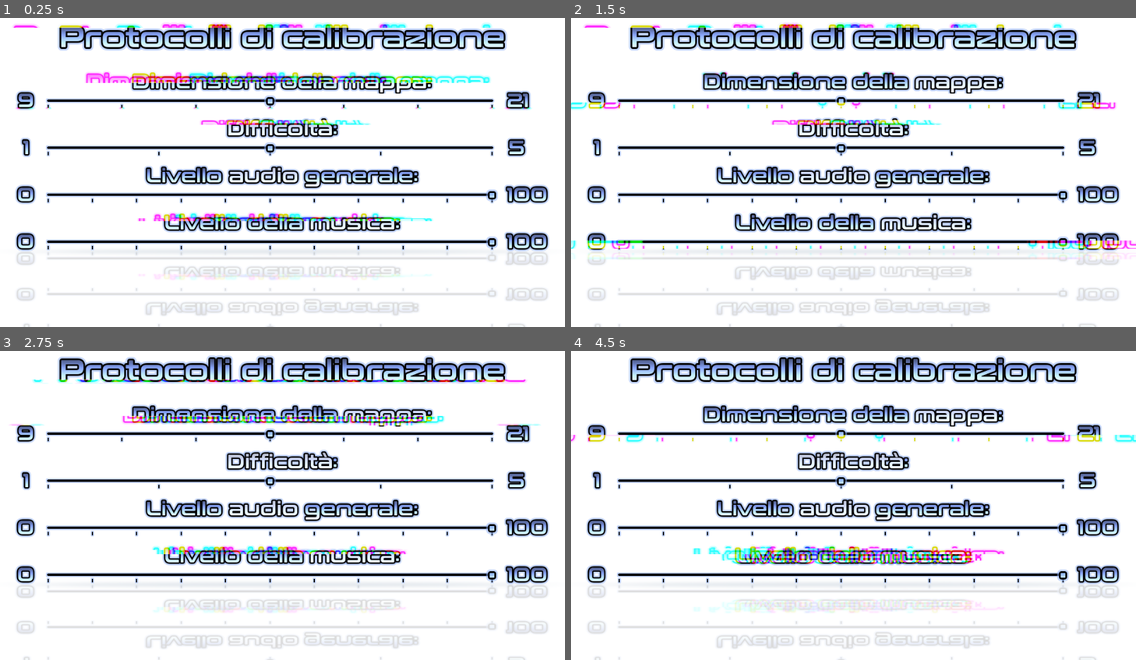
Above: before the commit, frames 1-4 (two rows, left to right).
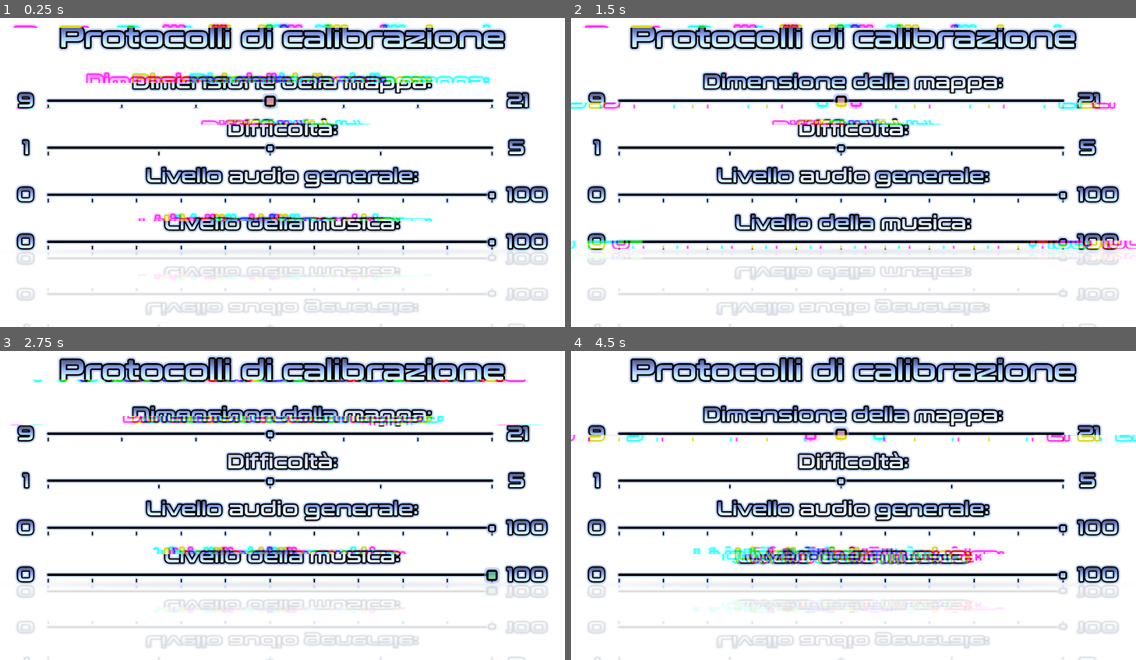
Above: after the commit, the same moments.

Repository: DomestiqueBaston/ERRORE_404_SPRINT_NON_TROVATO
Game: Godot game, scene res://SCENE_AND_SCRIPT/Settings.tscn
Same seed, same stepped clock (60 frames per second), same inputs: the game is played once before the commit and once after it. This scene is started directly instead of the project's main scene.
Inputs:
- Up to frame 1 (0.25 s): no input
- Up to frame 2 (1.5 s): hold Up (ui_up_button) 0.53-1.28 s; hold Down (ui_down_button) from 1.28 s (still down)
- Up to frame 3 (2.75 s): release Down (ui_down_button) at 2.03 s; hold Up (ui_up_button) from 2.03 s (still down)
- Up to frame 4 (4.5 s): release Up (ui_up_button) at 3.53 s; hold Down (ui_down_button) from 3.53 s (still down)

The runs differ from the first frame. In frame 1, 0.1% of the frame differs, in the area x 46-50%, y 24-30%; in frame 2, 0.2%; in frame 3, 0.2%; in frame 4, 0.2%, in the area x 41-56%, y 24-30%.

Commit message:
Again...

Diff:
--- a/SCENE_AND_SCRIPT/Music.tscn
+++ b/SCENE_AND_SCRIPT/Music.tscn
@@ -12,7 +12,7 @@
 
 [node name="Intro" type="AudioStreamPlayer" parent="." unique_id=188631134]
 stream = ExtResource("3_rjpab")
-volume_db = -2.5
+volume_db = -7.5
 autoplay = true
 bus = &"MUSIC"
 parameters/looping = true
--- a/SCENE_AND_SCRIPT/Settings.tscn
+++ b/SCENE_AND_SCRIPT/Settings.tscn
@@ -8,10 +8,11 @@
 [ext_resource type="Shader" uid="uid://b3kqhgudkng41" path="res://SHADER/Screen_Glitch.gdshader" id="3_cgbcj"]
 [ext_resource type="Texture2D" uid="uid://csnhbg2y348b7" path="res://IMAGE/MISC/Settings_Gradients.png" id="3_picqc"]
 [ext_resource type="AudioStream" uid="uid://cvgaul6skmor6" path="res://SOUND/FX/Crackling_Noise_E.ogg" id="3_sobyg"]
-[ext_resource type="Texture2D" uid="uid://pypr1mgwq0et" path="res://IMAGE/MISC/Settings_Cursor_Light.png" id="4_2k1s1"]
 [ext_resource type="Script" uid="uid://clccpnapl4u45" path="res://SCENE_AND_SCRIPT/Settings_Glitches.gd" id="4_07jpc"]
 [ext_resource type="AudioStream" uid="uid://pbns42nc8phb" path="res://SOUND/FX/Crackling_Noise_D.ogg" id="5_a50p4"]
 [ext_resource type="Texture2D" uid="uid://brv8on4hwu0r7" path="res://IMAGE/MISC/Tick.png" id="5_sobyg"]
+[ext_resource type="Texture2D" uid="uid://kbs25hhwf3i8" path="res://IMAGE/MISC/Settings_Cursor_Light_Orange.png" id="6_a50p4"]
+[ext_resource type="Texture2D" uid="uid://b1b24sxr48m55" path="res://IMAGE/MISC/Settings_Cursor_Light_Green.png" id="8_3bceu"]
 [ext_resource type="Shader" uid="uid://rfstm5ejtwi3" path="res://SHADER/Reflection.gdshader" id="8_shryd"]
 [ext_resource type="AudioStream" uid="uid://byi0kx1t5j4ya" path="res://SOUND/FX/Crackling_Noise_I.ogg" id="10_0rcrj"]
 [ext_resource type="AudioStream" uid="uid://cktcpy2nxvdj8" path="res://SOUND/FX/Crackling_Noise_K.ogg" id="13_1skkq"]
@@ -302,7 +303,7 @@
 offset_right = 850.0
 offset_bottom = 170.0
 theme_override_icons/grabber = ExtResource("2_07jpc")
-theme_override_icons/grabber_highlight = ExtResource("4_2k1s1")
+theme_override_icons/grabber_highlight = ExtResource("6_a50p4")
 theme_override_icons/grabber_disabled = ExtResource("2_07jpc")
 theme_override_icons/tick = ExtResource("5_sobyg")
 theme_override_styles/slider = SubResource("StyleBoxEmpty_picqc")
@@ -393,7 +394,7 @@
 offset_right = 850.0
 offset_bottom = 250.0
 theme_override_icons/grabber = ExtResource("2_07jpc")
-theme_override_icons/grabber_highlight = ExtResource("4_2k1s1")
+theme_override_icons/grabber_highlight = ExtResource("8_3bceu")
 theme_override_icons/grabber_disabled = ExtResource("2_07jpc")
 theme_override_icons/tick = ExtResource("5_sobyg")
 theme_override_styles/slider = SubResource("StyleBoxEmpty_picqc")
@@ -483,7 +484,7 @@
 offset_right = 850.0
 offset_bottom = 330.0
 theme_override_icons/grabber = ExtResource("2_07jpc")
-theme_override_icons/grabber_highlight = ExtResource("4_2k1s1")
+theme_override_icons/grabber_highlight = ExtResource("6_a50p4")
 theme_override_icons/grabber_disabled = ExtResource("2_07jpc")
 theme_override_icons/tick = ExtResource("5_sobyg")
 theme_override_styles/slider = SubResource("StyleBoxEmpty_picqc")
@@ -571,7 +572,7 @@
 offset_right = 850.0
 offset_bottom = 410.0
 theme_override_icons/grabber = ExtResource("2_07jpc")
-theme_override_icons/grabber_highlight = ExtResource("4_2k1s1")
+theme_override_icons/grabber_highlight = ExtResource("8_3bceu")
 theme_override_icons/grabber_disabled = ExtResource("2_07jpc")
 theme_override_icons/tick = ExtResource("5_sobyg")
 theme_override_styles/slider = SubResource("StyleBoxEmpty_picqc")
--- a/SCENE_AND_SCRIPT/Settings_Parameters.gd
+++ b/SCENE_AND_SCRIPT/Settings_Parameters.gd
@@ -14,7 +14,16 @@
 
 var selected_slider = 0
 
+var sliders: Array[HSlider]
+
+var normal_grabbers := {}
+var highlight_grabbers := {}
+
 func _ready():
+	map_slider.mouse_filter = Control.MOUSE_FILTER_IGNORE
+	difficulty_slider.mouse_filter = Control.MOUSE_FILTER_IGNORE
+	master_slider.mouse_filter = Control.MOUSE_FILTER_IGNORE
+	music_slider.mouse_filter = Control.MOUSE_FILTER_IGNORE
 
 	map_start_value = map_slider.value
 	difficulty_start_value = difficulty_slider.value
@@ -26,21 +35,50 @@
 	master_slider.value_changed.connect(_on_master_slider_changed)
 	music_slider.value_changed.connect(_on_music_slider_changed)
 
+	sliders = [map_slider, difficulty_slider, master_slider, music_slider]
+
+	# Stockage des icônes normales / highlight
+	for slider in sliders:
+		normal_grabbers[slider] = slider.get_theme_icon("grabber")
+		highlight_grabbers[slider] = slider.get_theme_icon("grabber_highlight")
+
+	_update_slider_visuals()
+
+
 func _process(_delta):
+
 	if Input.is_action_just_pressed("ui_up_button"):
 		selected_slider -= 1
 		if selected_slider < 0:
 			selected_slider = 3
+		_update_slider_visuals()
 
 	elif Input.is_action_just_pressed("ui_down_button"):
 		selected_slider += 1
 		if selected_slider > 3:
 			selected_slider = 0
+		_update_slider_visuals()
 
 	if Input.is_action_just_pressed("ui_right_button"):
 		adjust_slider_value(1)
 	elif Input.is_action_just_pressed("ui_left_button"):
 		adjust_slider_value(-1)
+
+
+func _update_slider_visuals():
+	for i in sliders.size():
+		var slider = sliders[i]
+
+		if i == selected_slider:
+			slider.add_theme_icon_override(
+				"grabber",
+				highlight_grabbers[slider]
+			)
+		else:
+			slider.add_theme_icon_override(
+				"grabber",
+				normal_grabbers[slider]
+			)
 
 
 func adjust_slider_value(direction: int):
@@ -70,13 +108,16 @@
 		elif selected_slider == 3:
 			_on_music_slider_changed(new_value)
 
+
 func _slider_to_db(value: float) -> float:
 	var normalized = value / 100.0
 	return lerp(-80.0, 0.0, pow(normalized, 0.1))
 
+
 func _db_to_slider(db: float) -> float:
 	var normalized = (db + 80.0) / 80.0
 	return pow(normalized, 5) * 100.0
+
 
 func _slider_to_db_music(value: float) -> float:
 	# Important : le son max. pour le bus MUSIC, c'est -7.5db (pour le moment) !
@@ -84,20 +125,25 @@
 	var normalized = value / 100.0
 	return lerp(-80.0, max_music, pow(normalized, 0.1))
 
+
 func _db_to_slider_music(db: float) -> float:
 	var normalized = (db + 80.0) / 70.0
 	return pow(normalized, 5) * 100.0
 
+
 func _on_map_slider_changed(_value: float):
 	pass
 
+
 func _on_difficulty_slider_changed(_value: float):
 	pass
+
 
 func _on_master_slider_changed(value: float):
 	var db = _slider_to_db(value)
 	AudioServer.set_bus_volume_db(0, db)
 
+
 func _on_music_slider_changed(value: float):
 	var db = _slider_to_db_music(value)
 	AudioServer.set_bus_volume_db(3, db)
Binary file added: IMAGE/MISC/Settings_Cursor_Light_Green.png
Not shown, changed: IMAGE/MISC/Settings_Cursor_Light_Green.png.import
Binary file added: IMAGE/MISC/Settings_Cursor_Light_Orange.png
Not shown, added: IMAGE/MISC/Settings_Cursor_Light_Orange.png.import
Renamed: IMAGE/MISC/Settings_Cursor_Light.png -> TRASH/Settings_Cursor_Light.png
Not shown, added: TRASH/Settings_Cursor_Light.png.import
